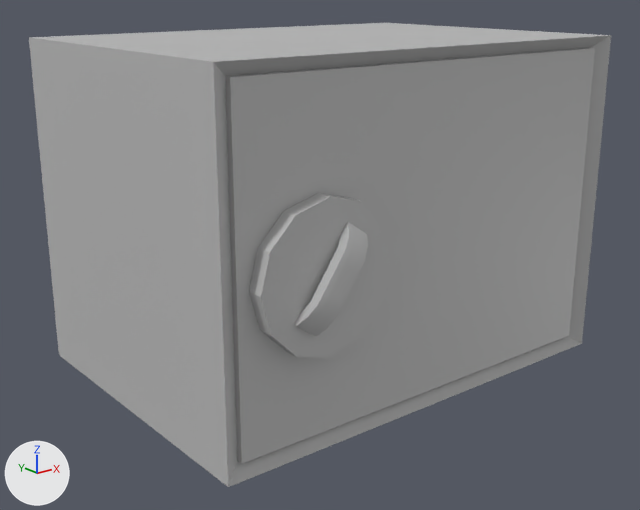
The FBX model 3D 模型/first sense/safe box.fbx, before and after one commit.
Rendered twice from a 50 mm lens placed at (-0.0914, -0.113, 0.0636), pointed at (-0.0034, -0.0029, 0.0196). The axes (+X, +Y, +Z) are drawn at lower left. The lights are the same throughout. Where no turn or scale is listed for an object, it has been applied to the vertices.

Objects in the first picture: 'pasted__pCube1', 'pasted__pCube2', 'pasted__pCube3', 'pasted__pCylinder1'.
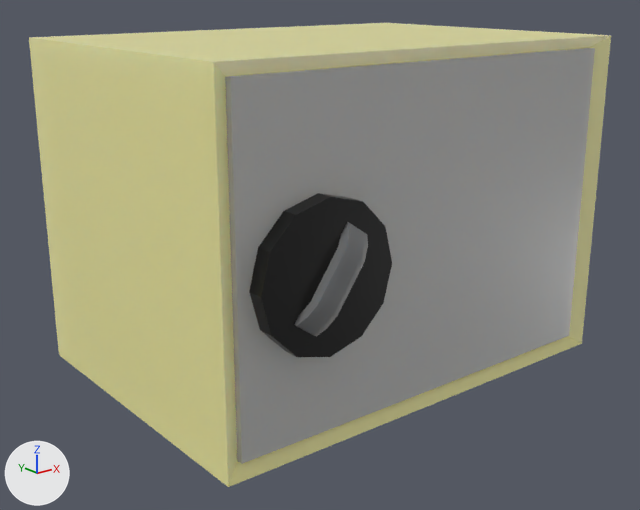
The newer file is also rescaled (x6.0), turned or shifted as a whole; pictures and numbers use the older file's frame.

Changed parts and their boxes [x1, y1, x2, y2] in the pictures (640 x 510 px):
'pasted__pCube1', recoloured: [29, 23, 611, 487] in both
'pasted__pCylinder1', recoloured (grey to black): [249, 193, 392, 357] in both
'pasted__pCube3', recoloured: [294, 222, 368, 337] in both

Edits to the bpy script that builds the scene:
```text
Add mat_aistandardsurface14:
    mat_aistandardsurface14 = principled_material('aiStandardSurface14')
    mat_aistandardsurface14.base_color = (0.0, 0.0, 0.0)  # black #000000
    mat_aistandardsurface14.roughness = 0.325
    mat_aistandardsurface14.subsurface_weight = 0.2
    mat_aistandardsurface14.subsurface_scale = 1.0
Add mat_body:
    mat_body = principled_material('body')
    mat_body.base_color = (1.0, 0.948, 0.364)  # yellow #fff9a3
    mat_body.roughness = 0.325
    mat_body.subsurface_weight = 0.2
    mat_body.subsurface_scale = 1.0
Add mat_aistandardsurface15:
    mat_aistandardsurface15 = principled_material('aiStandardSurface15')
    mat_aistandardsurface15.base_color = (0.213, 0.213, 0.213)  # grey #7f7f7f
    mat_aistandardsurface15.roughness = 0.325
    mat_aistandardsurface15.subsurface_weight = 0.2
    mat_aistandardsurface15.subsurface_scale = 1.0
Change me_mesh_002:
    where me_mesh_002.from_pydata(...)  # 50 vertices, 60 faces; spans x -0.0109..0.0109, y -0.0032..-0.0006, z -0.0109..0.0109
    remove me_mesh_002.materials.append(mat_stainless_steel)  # grey #bcbcbc
    add me_mesh_002.materials.append(mat_aistandardsurface14)  # black #000000
Change me_mesh_003:
    where me_mesh_003.from_pydata(...)  # 198 vertices, 196 faces; spans x -0.00596..0.00579, y -0.00611..-0.00177, z -0.00705..0.00721
    remove me_mesh_003.materials.append(mat_stainless_steel)  # grey #bcbcbc
    add me_mesh_003.materials.append(mat_aistandardsurface15)  # grey #7f7f7f
Change me_mesh:
    where me_mesh.from_pydata(...)  # 104 vertices, 102 faces; spans x -0.0378..0.0378, y -0.027..0.027, z -0.002..0.052
    remove me_mesh.materials.append(mat_boulevardblack_solid)  # grey #bcbcbc
    add me_mesh.materials.append(mat_body)  # yellow #fff9a3
```
